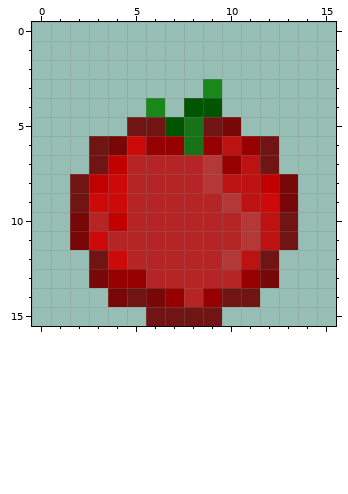
Pixel-art sprite: assets/tomato.png. That is the earlier state.
The file is 16x16 pixels. Colours within 5 levels of each other are drawn and written as one.
After the commit:
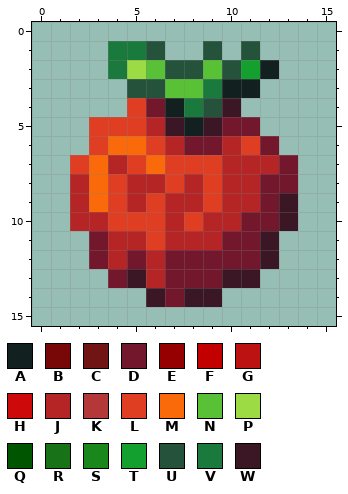
Palette (. is transparent): A #122020  B #780808  C #711414  D #73172d  E #960000  F #c20000  G #bd1212  H #cd0909  J #b52525  K #b53838  L #df3e23  M #fa6a0a  N #59c135  P #9cdb43  Q #005500  R #187218  S #1a871a  T #14a02e  U #24523b  V #1a7a3e  W #3b1725
Changes in this commit:
Changed rows in their new state; - is an unchanged pixel.
first column x 2:
 1 --VVU--U-U--
 2 --VPNUUNUTA-
 3 ---UUNNVAA--
 4 ---LDAVUW---
 5 -LLLJWAWDD--
 6 -LMMLJDDJLD-
 7 LMJLMLLLJJJD
 8 JML--L-LJJDD
 9 JML-L--LJJDW
10 J-LLL-L--DDW
11 .D--L---DDW.
12 -DJD-DDDDDW-
13 -.DW-DDDWW.-
14 --..WDWW..--
15 ----....----
Boxes around the changes in both pictures, in picture pixels (x1, y1, x2, y2):
changed: (70, 41, 298, 326)
